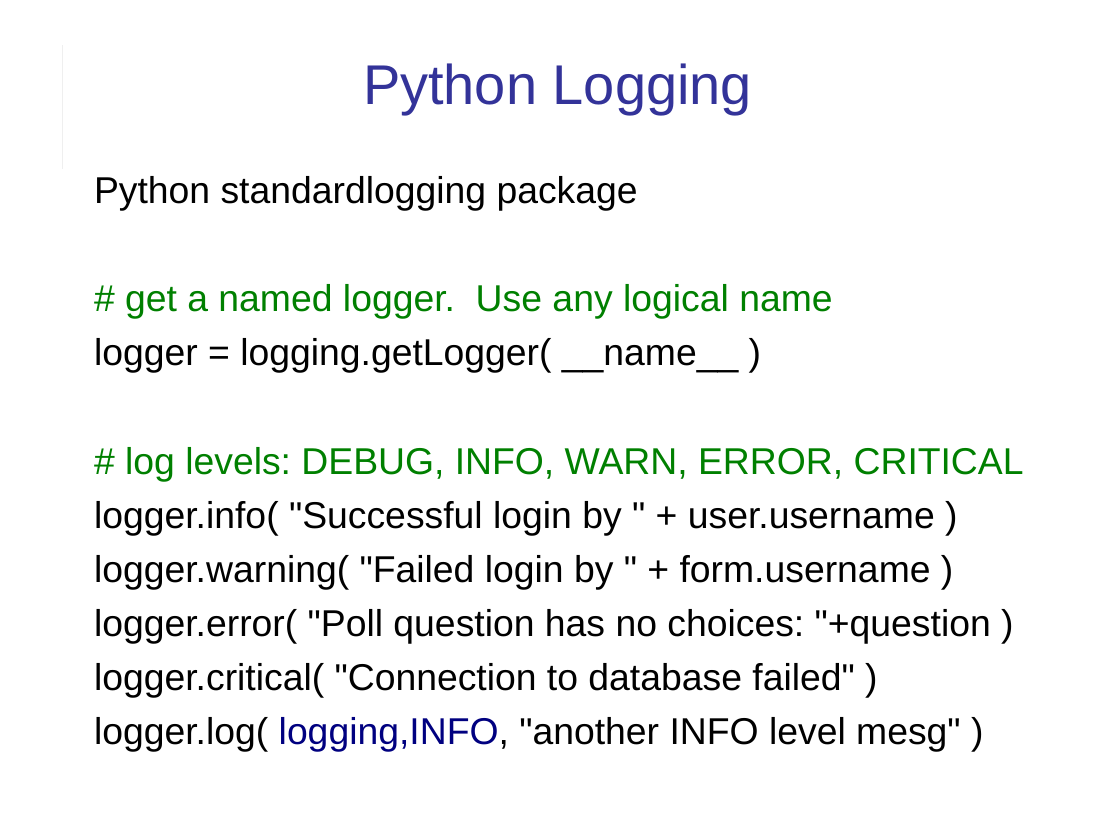
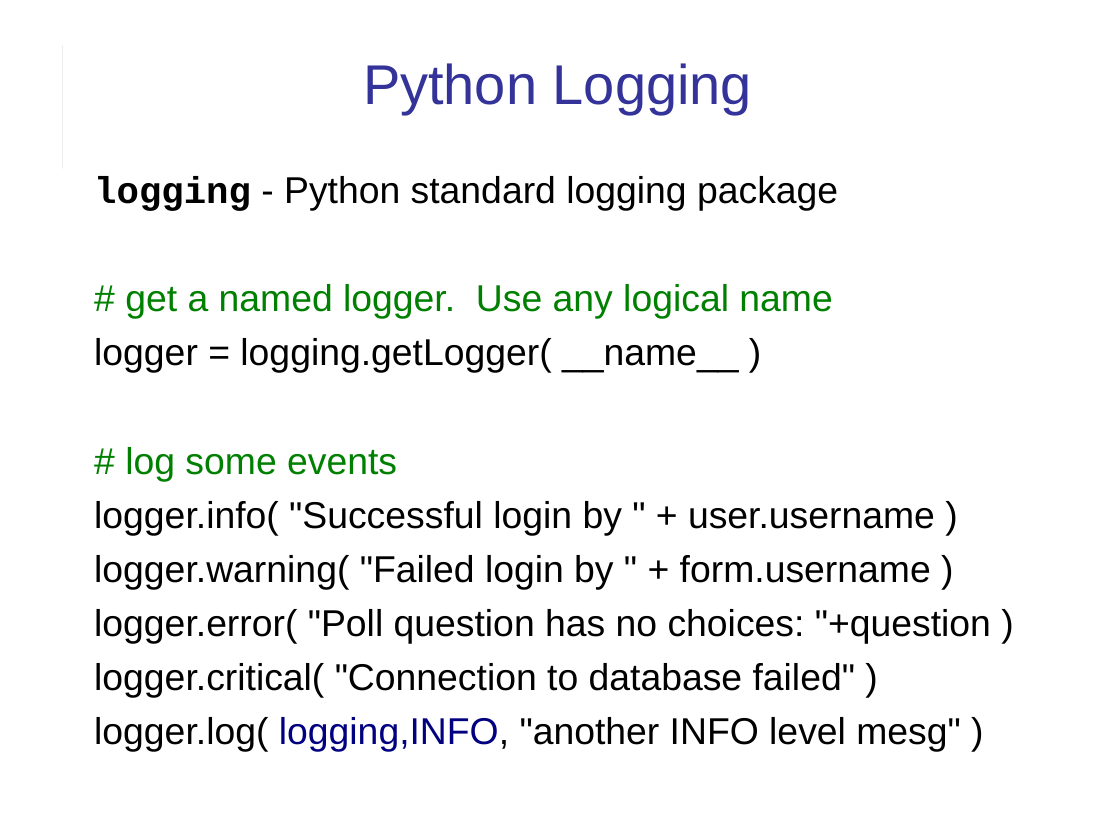
Before and after one commit to cpske/ISP, a slide deck: slide 11 of logging/Logging.ppt (slide 10 before the commit). Drawn at 1120x840 pixels with LibreOffice and Linux fonts; fonts in the diff are those of the drawing. Boxes give left, top, right and bottom in pixels: in the first picture for what was removed or moved away, otherwise in the second. Text is boxed around its words. In the diff, an @@ line names an element or a change of style, - is before the commit and + after.

```diff
--- a/logging/Logging.ppt
+++ b/logging/Logging.ppt
@@ text at (94, 176, 838, 211): text changed @@
-Python standardlogging package
+logging - Python standard logging package
@@ text at (125, 447, 397, 481): text changed @@
-# log levels: DEBUG, INFO, WARN, ERROR, CRITICAL
+# log some events
```
Also in this commit, not shown: 6 other slides changed, 1 slide added, 1 slide removed, 3 other files.
